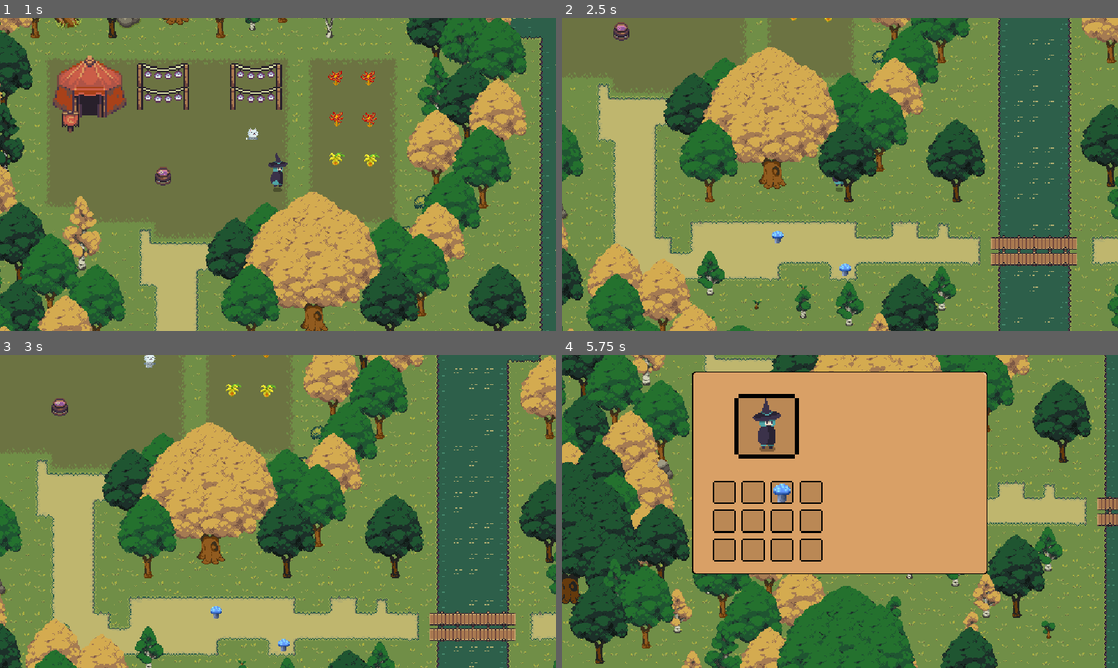
Above: before the commit, frames 1-4 (two rows, left to right).
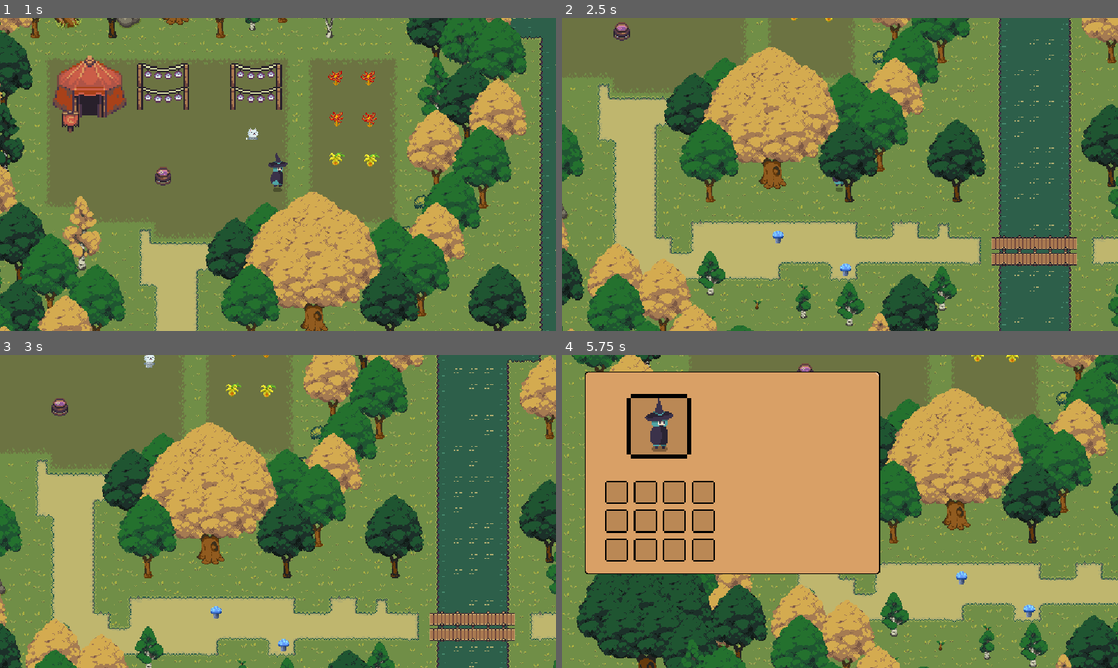
Above: after the commit, the same moments.

Repository: nnminhtan/GameJam25
Game: Godot game, scene res://Scenes/main_scene.tscn
Two runs of this game, one before a commit and one after it. Both use one fixed random seed, a clock stepped at 60 frames per second and the inputs below.
Inputs:
- Up to frame 1 (1 s): hold Right (ui_right) from 0.53 s (still down); hold Space (advance_dialog) from 0.53 s (still down)
- Up to frame 2 (2.5 s): release Right (ui_right) at 1.28 s; release Space (advance_dialog) at 1.28 s; hold Down (ui_down) 1.28-2.03 s; tap E (interact) at 1.35 s; hold Right (ui_right) from 2.03 s (still down); hold Space (advance_dialog) from 2.03 s (still down)
- Up to frame 3 (3 s): release Right (ui_right) at 2.78 s; release Space (advance_dialog) at 2.78 s; hold Up (ui_up) from 2.78 s (still down); tap E (interact) at 2.85 s
- Up to frame 4 (5.75 s): release Up (ui_up) at 3.53 s; hold Space (advance_dialog) 3.53-4.28 s; hold Left (ui_left) 3.53-5.03 s; tap I (Inventory) at 4.15 s; tap E (interact) at 4.35 s; hold Down (ui_down) from 5.03 s (still down); hold Space (advance_dialog) from 5.03 s (still down)

Frame 1 is identical in both runs. In frame 2, 5.5% of the frame differs, in the area x 0-100%, y 0-100%; in frame 3, 1.4%; in frame 4, 70%.

Commit message:
inventory added

Diff:
--- a/bubble/Collectibles/item_1.gd
+++ b/bubble/Collectibles/item_1.gd
@@ -4,6 +4,10 @@
 @onready var sprite = $AnimatedSprite2D
 @onready var growth_timer: Timer = $growth_timer
 @onready var collision_shape_2d: CollisionShape2D = $CharacterBody2D/CollisionShape2D
+
+#@export var inv: Inv
+@export var item: InvItem
+@export var player = CharacterBody2D
 
 var state = "harvested" # not harvested and harvested
 var interaction_manager = null
@@ -22,12 +26,16 @@
 	interaction_area.interact = Callable(self, "_on_interact")
 	growth_timer.connect("timeout", Callable(self, "_on_timer_timeout"))
 
+#func collect(pickupitem):
+	#inv.Insert(pickupitem)
+
 func _on_interact():
 	sprite.hide()
 	collision_shape_2d.disabled = true
 	interaction_area.set_deferred("disabled", true)
 	state = "harvested"
 	print("+1 item 1")
+	player.collect(item)
 	if interaction_manager:
 		interaction_manager.unregister_area(interaction_area)
 
--- a/bubble/Collectibles/item_1.tscn
+++ b/bubble/Collectibles/item_1.tscn
@@ -1,8 +1,9 @@
-[gd_scene load_steps=8 format=3 uid="uid://ht5pxsrj30fr"]
+[gd_scene load_steps=9 format=3 uid="uid://ht5pxsrj30fr"]
 
 [ext_resource type="Script" path="res://Collectibles/item_1.gd" id="1_2k6bu"]
 [ext_resource type="Texture2D" uid="uid://dpx6qvhs41kcq" path="res://Assets/Collectibles/Item1.png" id="1_qswgg"]
 [ext_resource type="PackedScene" uid="uid://b8istgmnsiam2" path="res://Interaction/Interaction area/interaction_area.tscn" id="2_atamn"]
+[ext_resource type="Resource" uid="uid://d2e0v2d6bpm77" path="res://Inventory/Items/Item1.tres" id="2_rjuww"]
 
 [sub_resource type="AtlasTexture" id="AtlasTexture_t4ack"]
 atlas = ExtResource("1_qswgg")
@@ -28,6 +29,7 @@
 [node name="Item1" type="Node2D"]
 scale = Vector2(0.2, 0.2)
 script = ExtResource("1_2k6bu")
+item = ExtResource("2_rjuww")
 
 [node name="AnimatedSprite2D" type="AnimatedSprite2D" parent="."]
 scale = Vector2(0.5, 0.5)
--- a/bubble/Collectibles/item_2.gd
+++ b/bubble/Collectibles/item_2.gd
@@ -5,6 +5,8 @@
 @onready var growth_timer: Timer = $growth_timer
 @onready var collision_shape_2d: CollisionShape2D = $CharacterBody2D/CollisionShape2D
 
+@export var item: InvItem
+@export var player = CharacterBody2D
 
 var state = "harvested" # not harvested and harvested
 var interaction_manager = null
@@ -27,6 +29,7 @@
 	interaction_area.set_deferred("disabled", true)
 	state == "harvested"
 	print("+1 item 2")
+	player.collect(item)
 	if interaction_manager:
 		interaction_manager.unregister_area(interaction_area)
 
--- a/bubble/Collectibles/item_2.tscn
+++ b/bubble/Collectibles/item_2.tscn
@@ -1,7 +1,8 @@
-[gd_scene load_steps=8 format=3 uid="uid://d00mkvqjhmnr6"]
+[gd_scene load_steps=9 format=3 uid="uid://d00mkvqjhmnr6"]
 
 [ext_resource type="Texture2D" uid="uid://dcxe468f471kr" path="res://Assets/Collectibles/Item2.png" id="1_dl1s8"]
 [ext_resource type="Script" path="res://Collectibles/item_2.gd" id="1_wr7qm"]
+[ext_resource type="Resource" uid="uid://c80twsk1p4n3x" path="res://Inventory/Items/Item2.tres" id="2_4d77c"]
 [ext_resource type="PackedScene" uid="uid://b8istgmnsiam2" path="res://Interaction/Interaction area/interaction_area.tscn" id="2_b0vy6"]
 
 [sub_resource type="AtlasTexture" id="AtlasTexture_wn5sj"]
@@ -28,6 +29,7 @@
 [node name="Item2" type="Node2D"]
 scale = Vector2(0.2, 0.2)
 script = ExtResource("1_wr7qm")
+item = ExtResource("2_4d77c")
 
 [node name="AnimatedSprite2D" type="AnimatedSprite2D" parent="."]
 scale = Vector2(0.5, 0.5)
--- a/bubble/Collectibles/item_3.gd
+++ b/bubble/Collectibles/item_3.gd
@@ -4,7 +4,8 @@
 @onready var interaction_area: InteractionArea = $InteractionArea
 @onready var growth_timer: Timer = $growth_timer
 @onready var collision_shape_2d: CollisionShape2D = $CharacterBody2D/CollisionShape2D
-
+@export var item: InvItem
+@export var player = CharacterBody2D
 
 var state = "harvested" # not harvested and harvested
 var interaction_manager = null
@@ -27,6 +28,7 @@
 	interaction_area.set_deferred("disabled", true)
 	state == "harvested"
 	print("+1 item 3")
+	player.collect(item)
 	if interaction_manager:
 		interaction_manager.unregister_area(interaction_area)
 
--- a/bubble/Collectibles/item_3.tscn
+++ b/bubble/Collectibles/item_3.tscn
@@ -1,8 +1,9 @@
-[gd_scene load_steps=8 format=3 uid="uid://d3xvqpf2wv4o6"]
+[gd_scene load_steps=9 format=3 uid="uid://d3xvqpf2wv4o6"]
 
 [ext_resource type="Texture2D" uid="uid://cr4uj4n786xct" path="res://Assets/Collectibles/Item3.png" id="1_358ea"]
 [ext_resource type="Script" path="res://Collectibles/item_3.gd" id="1_obo7v"]
 [ext_resource type="PackedScene" uid="uid://b8istgmnsiam2" path="res://Interaction/Interaction area/interaction_area.tscn" id="2_47uw6"]
+[ext_resource type="Resource" uid="uid://dieigmvl6848s" path="res://Inventory/Items/Item3.tres" id="2_vpnvt"]
 
 [sub_resource type="AtlasTexture" id="AtlasTexture_qhi7i"]
 atlas = ExtResource("1_358ea")
@@ -29,6 +30,7 @@
 y_sort_enabled = true
 scale = Vector2(0.2, 0.2)
 script = ExtResource("1_obo7v")
+item = ExtResource("2_vpnvt")
 
 [node name="AnimatedSprite2D" type="AnimatedSprite2D" parent="."]
 scale = Vector2(0.5, 0.5)
--- a/bubble/Collectibles/item_4.gd
+++ b/bubble/Collectibles/item_4.gd
@@ -4,7 +4,8 @@
 @onready var interaction_area: InteractionArea = $InteractionArea
 @onready var growth_timer: Timer = $growth_timer
 @onready var collision_shape_2d: CollisionShape2D = $CharacterBody2D/CollisionShape2D
-
+@export var item: InvItem
+@export var player = CharacterBody2D
 
 var state = "harvested" # not harvested and harvested
 var interaction_manager = null
@@ -27,6 +28,7 @@
 	interaction_area.set_deferred("disabled", true)
 	state == "harvested"
 	print("+1 item 4")
+	player.collect(item)
 	if interaction_manager:
 		interaction_manager.unregister_area(interaction_area)
 
--- a/bubble/Collectibles/item_4.tscn
+++ b/bubble/Collectibles/item_4.tscn
@@ -1,8 +1,9 @@
-[gd_scene load_steps=8 format=3 uid="uid://cgoh73qouj6kf"]
+[gd_scene load_steps=9 format=3 uid="uid://cgoh73qouj6kf"]
 
 [ext_resource type="Texture2D" uid="uid://bcyicd7dmel2u" path="res://Assets/Collectibles/Item4.png" id="1_hjbvi"]
 [ext_resource type="Script" path="res://Collectibles/item_4.gd" id="1_jlqwj"]
 [ext_resource type="PackedScene" uid="uid://b8istgmnsiam2" path="res://Interaction/Interaction area/interaction_area.tscn" id="2_cox5r"]
+[ext_resource type="Resource" uid="uid://do85ed8hdrm8p" path="res://Inventory/Items/Item4.tres" id="2_yqvme"]
 
 [sub_resource type="AtlasTexture" id="AtlasTexture_hs8h4"]
 atlas = ExtResource("1_hjbvi")
@@ -27,6 +28,7 @@
 [node name="Item4" type="Node2D"]
 scale = Vector2(0.2, 0.2)
 script = ExtResource("1_jlqwj")
+item = ExtResource("2_yqvme")
 
 [node name="AnimatedSprite2D" type="AnimatedSprite2D" parent="."]
 scale = Vector2(0.5, 0.5)
--- a/bubble/Interaction/Interaction area/interaction_area.gd
+++ b/bubble/Interaction/Interaction area/interaction_area.gd
@@ -2,7 +2,7 @@
 class_name InteractionArea
 
 @export var action_name : String = "interact"
-
+var player = null
 # variable plan to use for item interact only
 var is_interactive : bool = true
 
--- /dev/null
+++ b/bubble/Inventory/Inv_Slot.gd
@@ -0,0 +1,6 @@
+extends Resource
+
+class_name InvSlot
+
+@export var item: InvItem
+@export var amount: int
--- a/bubble/Inventory/Inventory.gd
+++ b/bubble/Inventory/Inventory.gd
@@ -1,5 +1,17 @@
 extends Resource
 
 class_name Inv
+signal update
 
-@export var items: Array[InvItem]
+@export var slots: Array[InvSlot]
+
+func Insert(item: InvItem):
+	var itemslots = slots.filter(func(slot): return slot.item == item)
+	if(!itemslots.is_empty()):
+		itemslots[0].amount += 1
+	else:
+		var emptyslots = slots.filter(func(slot): return slot.item == null)
+		if(!emptyslots.is_empty()):
+			emptyslots[0].item = item
+			emptyslots[0].amount = 1
+	update.emit()
--- a/bubble/Inventory/PlayerInv.tres
+++ b/bubble/Inventory/PlayerInv.tres
@@ -1,9 +1,56 @@
-[gd_resource type="Resource" script_class="Inv" load_steps=4 format=3 uid="uid://12skwu2q85v7"]
+[gd_resource type="Resource" script_class="Inv" load_steps=15 format=3 uid="uid://12skwu2q85v7"]
 
-[ext_resource type="Script" path="res://Inventory/inventory_item.gd" id="1_8jvan"]
+[ext_resource type="Script" path="res://Inventory/Inv_Slot.gd" id="2_fhvnf"]
 [ext_resource type="Script" path="res://Inventory/Inventory.gd" id="2_km0ep"]
-[ext_resource type="Resource" uid="uid://c80twsk1p4n3x" path="res://Inventory/Items/Item2.tres" id="2_l3227"]
+
+[sub_resource type="Resource" id="Resource_xe5qb"]
+script = ExtResource("2_fhvnf")
+amount = 0
+
+[sub_resource type="Resource" id="Resource_uvc3c"]
+script = ExtResource("2_fhvnf")
+amount = 0
+
+[sub_resource type="Resource" id="Resource_ukrp0"]
+script = ExtResource("2_fhvnf")
+amount = 0
+
+[sub_resource type="Resource" id="Resource_iu6hu"]
+script = ExtResource("2_fhvnf")
+amount = 0
+
+[sub_resource type="Resource" id="Resource_wg7t7"]
+script = ExtResource("2_fhvnf")
+amount = 0
+
+[sub_resource type="Resource" id="Resource_s4u5s"]
+script = ExtResource("2_fhvnf")
+amount = 0
+
+[sub_resource type="Resource" id="Resource_n41of"]
+script = ExtResource("2_fhvnf")
+amount = 0
+
+[sub_resource type="Resource" id="Resource_4iqmo"]
+script = ExtResource("2_fhvnf")
+amount = 0
+
+[sub_resource type="Resource" id="Resource_g3742"]
+script = ExtResource("2_fhvnf")
+amount = 0
+
+[sub_resource type="Resource" id="Resource_m1orr"]
+script = ExtResource("2_fhvnf")
+amount = 0
+
+[sub_resource type="Resource" id="Resource_tivs8"]
+script = ExtResource("2_fhvnf")
+amount = 0
+
+[sub_resource type="Resource" id="Resource_vayrn"]
+script = ExtResource("2_fhvnf")
+amount = 0
 
 [resource]
 script = ExtResource("2_km0ep")
-items = Array[ExtResource("1_8jvan")]([null, null, ExtResource("2_l3227"), null, null, null, null, null, null, null, null, null])
+slots = Array[ExtResource("2_fhvnf")]([SubResource("Resource_xe5qb"), SubResource("Resource_uvc3c"), SubResource("Resource_ukrp0"), SubResource("Resource_iu6hu"), SubResource("Resource_wg7t7"), SubResource("Resource_s4u5s"), SubResource("Resource_n41of"), SubResource("Resource_4iqmo"), SubResource("Resource_g3742"), SubResource("Resource_m1orr"), SubResource("Resource_tivs8"), SubResource("Resource_vayrn")])
--- a/bubble/Inventory/inv_ui.gd
+++ b/bubble/Inventory/inv_ui.gd
@@ -6,12 +6,13 @@
 var is_open = false
 
 func _ready():
+	inv.update.connect(update_slots)
 	update_slots()
 	close()
 
 func update_slots():
-	for i in range(min(inv.items.size(), slots.size())):
-		slots[i].update(inv.items[i])
+	for i in range(min(inv.slots.size(), slots.size())):
+		slots[i].update(inv.slots[i])
 
 func _process(float):
 	if Input.is_action_just_pressed("Inventory"):
--- a/bubble/Inventory/inv_ui_slot.gd
+++ b/bubble/Inventory/inv_ui_slot.gd
@@ -2,11 +2,15 @@
 
 
 @onready var item_visual: Sprite2D = $CenterContainer/Panel/Item_Display
+@onready var amount_text: Label = $CenterContainer/Panel/Label
 
-
-func update(item: InvItem):
-	if !item:
+func update(slot: InvSlot):
+	if !slot.item:
 		item_visual.visible = false
+		amount_text.visible = false
 	else:
 		item_visual.visible = true
-		item_visual.texture = item.texture
+		item_visual.texture = slot.item.texture
+		if slot.amount > 1:
+			amount_text.visible = true
+		amount_text.text = str(slot.amount)
--- a/bubble/Inventory/inv_ui_slot.tscn
+++ b/bubble/Inventory/inv_ui_slot.tscn
@@ -25,3 +25,14 @@
 
 [node name="Item_Display" type="Sprite2D" parent="CenterContainer/Panel"]
 scale = Vector2(0.1, 0.1)
+
+[node name="Label" type="Label" parent="CenterContainer/Panel"]
+custom_minimum_size = Vector2(20, 23)
+layout_mode = 0
+offset_left = 1.0
+offset_top = 1.0
+offset_right = 21.0
+offset_bottom = 24.0
+scale = Vector2(0.3, 0.3)
+text = "99"
+horizontal_alignment = 2
--- a/bubble/Player/player.gd
+++ b/bubble/Player/player.gd
@@ -72,3 +72,7 @@
 	elif direction.y < 0:
 		return "up"
 	return "none"
+
+
+func collect(item):
+	inv.Insert(item)
--- a/bubble/Player/player.tscn
+++ b/bubble/Player/player.tscn
@@ -124,7 +124,7 @@
 
 [sub_resource type="CapsuleShape2D" id="CapsuleShape2D_21kb2"]
 radius = 5.0
-height = 22.0
+height = 14.0
 
 [node name="Player" type="CharacterBody2D" groups=["player"]]
 y_sort_enabled = true
@@ -140,7 +140,7 @@
 
 [node name="CollisionShape2D" type="CollisionShape2D" parent="."]
 y_sort_enabled = true
-position = Vector2(0, 4)
+position = Vector2(0, 10)
 shape = SubResource("CapsuleShape2D_21kb2")
 
 [node name="Camera2D" type="Camera2D" parent="."]
--- a/bubble/Scenes/main_scene.tscn
+++ b/bubble/Scenes/main_scene.tscn
@@ -314,60 +314,79 @@
 [node name="Player" parent="." instance=ExtResource("7_7tps7")]
 position = Vector2(281, 235)
 
-[node name="Npcs" type="Node" parent="."]
-
-[node name="Guide" type="Node" parent="Npcs"]
+[node name="Npcs" type="Node2D" parent="."]
+y_sort_enabled = true
+
+[node name="Guide" type="Node2D" parent="Npcs"]
+y_sort_enabled = true
 
 [node name="Npc2" parent="Npcs/Guide" instance=ExtResource("10_n2f1y")]
 position = Vector2(345, 187)
 
-[node name="Villager" type="Node" parent="Npcs"]
-
-[node name="ListItem1" type="Node" parent="."]
-
-[node name="Item1" parent="ListItem1" instance=ExtResource("7_8u2ux")]
+[node name="Villager" type="Node2D" parent="Npcs"]
+y_sort_enabled = true
+
+[node name="ListItem1" type="Node2D" parent="."]
+y_sort_enabled = true
+
+[node name="Item1" parent="ListItem1" node_paths=PackedStringArray("player") instance=ExtResource("7_8u2ux")]
 position = Vector2(431, 135)
-
-[node name="Item2" parent="ListItem1" instance=ExtResource("7_8u2ux")]
+player = NodePath("../../Player")
+
+[node name="Item2" parent="ListItem1" node_paths=PackedStringArray("player") instance=ExtResource("7_8u2ux")]
 position = Vector2(465, 135)
-
-[node name="Item3" parent="ListItem1" instance=ExtResource("7_8u2ux")]
+player = NodePath("../../Player")
+
+[node name="Item3" parent="ListItem1" node_paths=PackedStringArray("player") instance=ExtResource("7_8u2ux")]
 position = Vector2(466, 178)
-
-[node name="Item4" parent="ListItem1" instance=ExtResource("7_8u2ux")]
+player = NodePath("../../Player")
+
+[node name="Item4" parent="ListItem1" node_paths=PackedStringArray("player") instance=ExtResource("7_8u2ux")]
 position = Vector2(432, 177)
-
-[node name="ListItem2" type="Node" parent="."]
-
-[node name="Item2" parent="ListItem2" instance=ExtResource("10_vrsu4")]
+player = NodePath("../../Player")
+
+[node name="ListItem2" type="Node2D" parent="."]
+y_sort_enabled = true
+
+[node name="Item2" parent="ListItem2" node_paths=PackedStringArray("player") instance=ExtResource("10_vrsu4")]
 position = Vector2(484, 483)
-
-[node name="Item3" parent="ListItem2" instance=ExtResource("10_vrsu4")]
+player = NodePath("../../Player")
+
+[node name="Item3" parent="ListItem2" node_paths=PackedStringArray("player") instance=ExtResource("10_vrsu4")]
 position = Vector2(414, 449)
-
-[node name="ListItem3" type="Node" parent="."]
-
-[node name="Item3" parent="ListItem3" instance=ExtResource("11_qqlqx")]
+player = NodePath("../../Player")
+
+[node name="ListItem3" type="Node2D" parent="."]
+y_sort_enabled = true
+
+[node name="Item3" parent="ListItem3" node_paths=PackedStringArray("player") instance=ExtResource("11_qqlqx")]
 position = Vector2(432, 218)
-
-[node name="Item4" parent="ListItem3" instance=ExtResource("11_qqlqx")]
+player = NodePath("../../Player")
+
+[node name="Item4" parent="ListItem3" node_paths=PackedStringArray("player") instance=ExtResource("11_qqlqx")]
 position = Vector2(468, 219)
-
-[node name="Item5" parent="ListItem3" instance=ExtResource("11_qqlqx")]
+player = NodePath("../../Player")
+
+[node name="Item5" parent="ListItem3" node_paths=PackedStringArray("player") instance=ExtResource("11_qqlqx")]
 position = Vector2(832, 409)
-
-[node name="ListItem4" type="Node" parent="."]
-
-[node name="Item4" parent="ListItem4" instance=ExtResource("12_v1qh2")]
+player = NodePath("../../Player")
+
+[node name="ListItem4" type="Node2D" parent="."]
+y_sort_enabled = true
+
+[node name="Item4" parent="ListItem4" node_paths=PackedStringArray("player") instance=ExtResource("12_v1qh2")]
 position = Vector2(1210, 335)
-
-[node name="Item5" parent="ListItem4" instance=ExtResource("12_v1qh2")]
+player = NodePath("../../Player")
+
+[node name="Item5" parent="ListItem4" node_paths=PackedStringArray("player") instance=ExtResource("12_v1qh2")]
 position = Vector2(1259, 358)
-
-[node name="Item6" parent="ListItem4" instance=ExtResource("12_v1qh2")]
+player = NodePath("../../Player")
+
+[node name="Item6" parent="ListItem4" node_paths=PackedStringArray("player") instance=ExtResource("12_v1qh2")]
 position = Vector2(1181, 381)
+player = NodePath("../../Player")
 
 [node name="Collisions" type="StaticBody2D" parent="."]
 
 [node name="CollisionPolygon2D" type="CollisionPolygon2D" parent="Collisions"]
-polygon = PackedVector2Array(5, 0, 68, 89, 299, 90, 495, 90, …(173 unchanged characters)… 3, 800, 59, 800, 1, 1025, 6, 1372, 9, 1513, 6, 1524, 225, 1518, 406, 1515, 520, 1515, 657, 1516, 720, 1369, 723, 1146, 723, 943, 722, 876, 7 …(488 unchanged characters)…
+polygon = PackedVector2Array(5, 0, 68, 89, 299, 90, 495, 90, …(173 unchanged characters)… 3, 800, 59, 800, 1, 1025, 6, 1372, 9, 1502, 12, 1504, 225, 1501, 413, 1500, 531, 1499, 660, 1500, 723, 1369, 723, 1146, 723, 943, 722, 876, 7 …(488 unchanged characters)…
